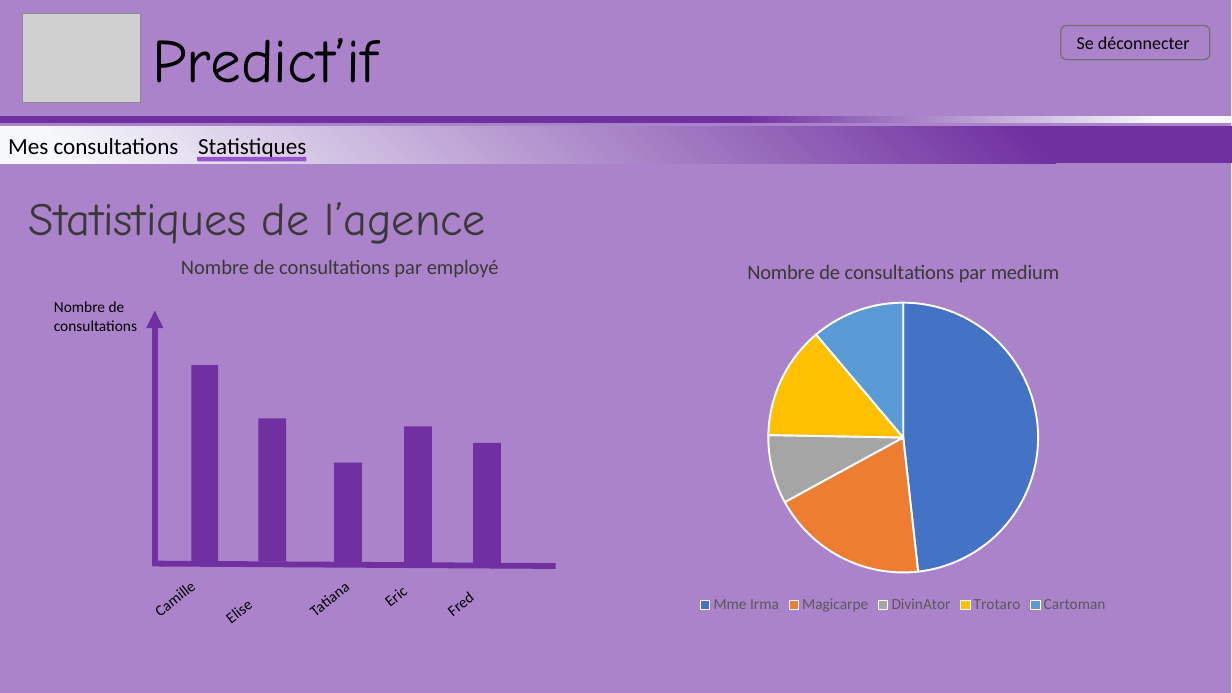
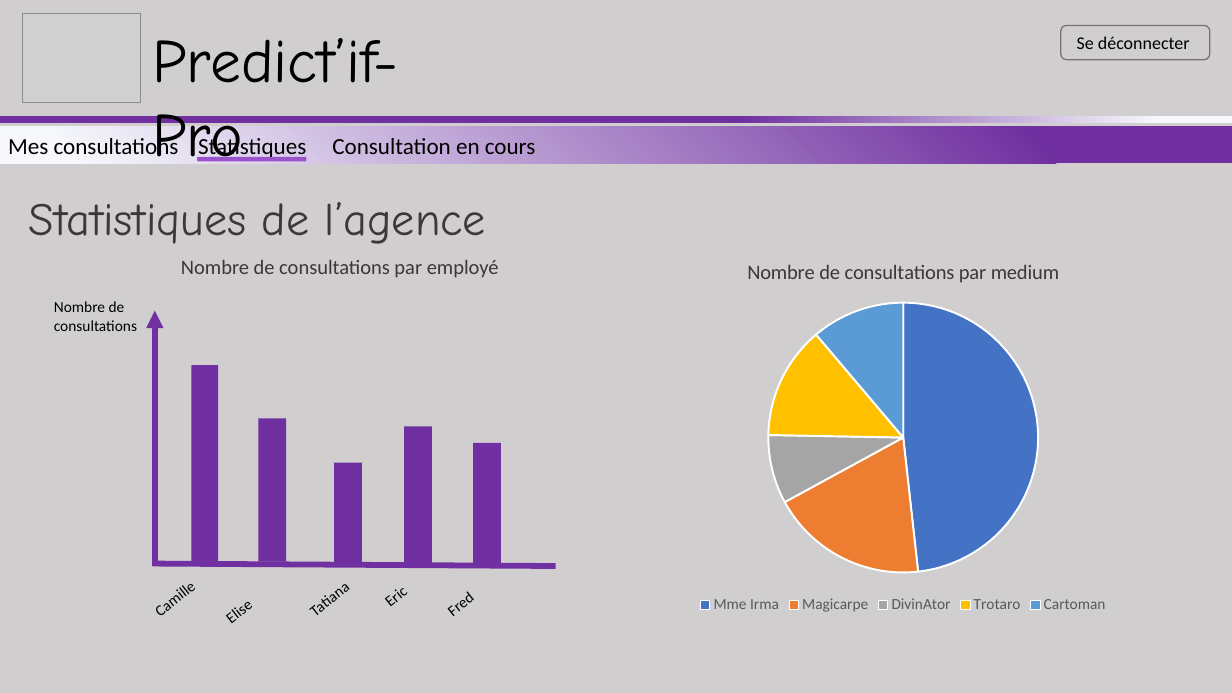
Before and after one commit to Sevla8/PredictIF, a slide deck: slide 11 of specifications/maquettes_IHM/maquette-html.pptx (slide 10 before the commit). Drawn at 1232x693 pixels with LibreOffice and Linux fonts; fonts in the diff are those of the drawing; grey boxes stand for pictures. Boxes give left, top, right and bottom in pixels: in the first picture for what was removed or moved away, otherwise in the second. Text is boxed around its words. In the diff, an @@ line names an element or a change of style, - is before the commit and + after.

```diff
--- a/specifications/maquettes_IHM/maquette-html.pptx
+++ b/specifications/maquettes_IHM/maquette-html.pptx
@@ rectangle at [0,0,1232,693]: fill #AB83CA to #D0CECE @@
@@ text at [152,38,398,161]: text changed @@
-Predict’if
+Predict’if-Pro
@@ text in rectangle at [8,134,536,160]: text changed @@
-Mes consultations Statistiques
+Mes consultations Statistiques Consultation en cours
```
Also in this commit, not shown: 3 other slides changed, 6 slides added.
